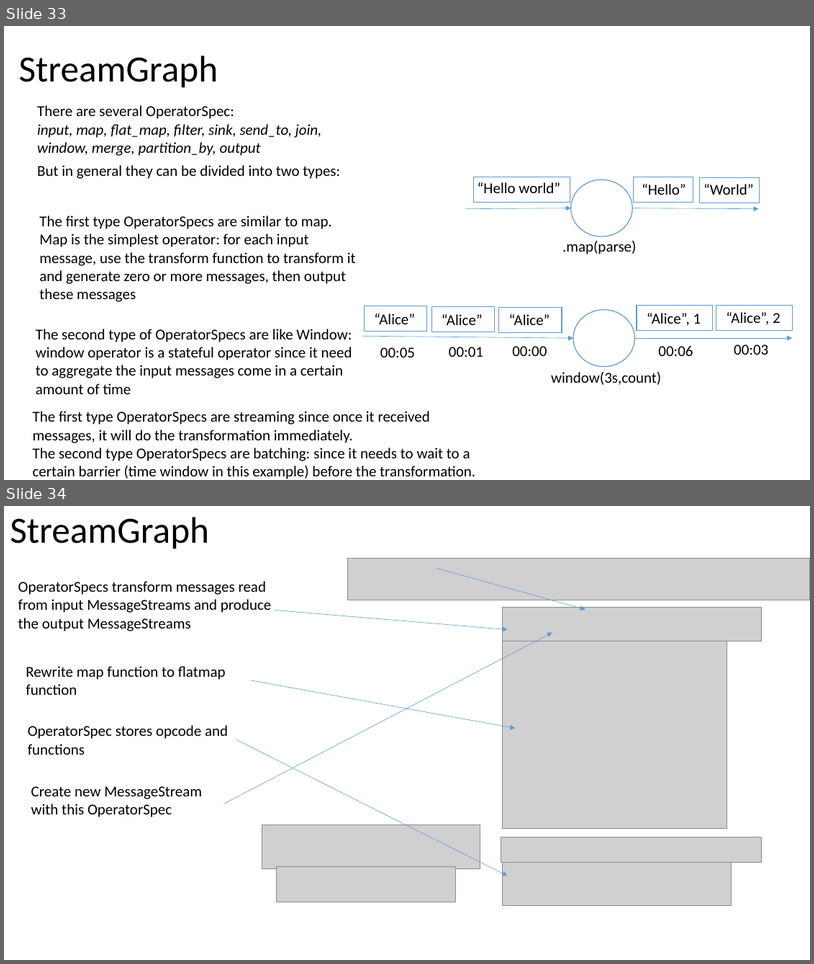
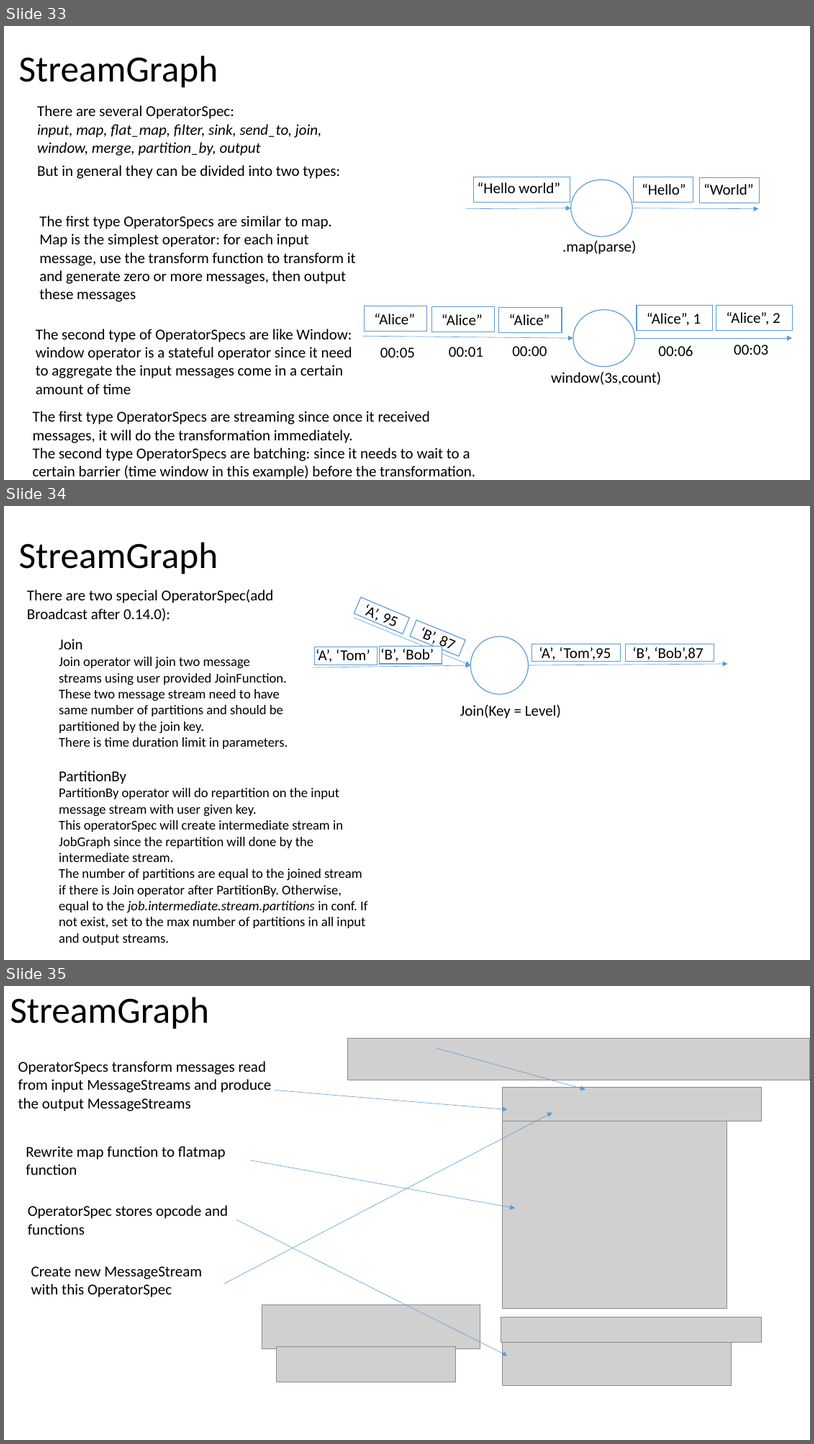
Before and after one commit to Swrrt/Samza-Documents, a slide deck: Documentation/SamzaStructure.pptx. Shown one above the other, each under a label of ours: slides 33 and 34 before the commit, slides 33, 34 and 35 after it. The pictures are 814x964 and 814x1444 pixels, drawn with LibreOffice and Linux fonts; fonts in the diff are those of the drawing; grey boxes stand for pictures. Boxes give left, top, right and bottom in pixels: in the first picture for what was removed or moved away, otherwise in the second. Text is boxed around its words. In the diff, an @@ line names an element or a change of style, - is before the commit and + after.

Commit message:
PartitionBy and Join

```diff
--- a/Documentation/SamzaStructure.pptx
+++ b/Documentation/SamzaStructure.pptx
@@ slide 34 added at (4,506,810,960), background #FFFFFF @@
@@ title added at (19,542,219,574), 44 pt, text #000000 @@
+StreamGraph
@@ text added at (27,590,274,621), 18 pt, text #000000 @@
+There are two special OperatorSpec(add Broadcast after 0.14.0):
@@ rectangle added at (354,597,409,633), fill #FFFFFF, outline #5B9BD5 1 pt @@
@@ text added at (363,602,396,628), 18 pt, text #000000 @@
+‘A’, 95
@@ arrow added from (354, 618) to (471, 665), #5B9BD5 0.5 pt @@
@@ rectangle added at (410,620,466,656), fill #FFFFFF, outline #5B9BD5 1 pt @@
@@ text added at (419,624,453,651), 18 pt, text #000000 @@
+‘B’, 87
@@ text added at (59,638,288,749), 16 pt, text #000000 @@
+Join
+Join operator will join two message streams using user provided JoinFunction.
+These two message stream need to have same number of partitions and should be partitioned by the join key.
+There is time duration limit in parameters.
@@ rectangle added at (315,647,378,664), fill #FFFFFF, outline #5B9BD5 1 pt @@
@@ text added at (316,649,370,665), 18 pt, text #000000 @@
+‘A’, ‘Tom’
@@ rectangle added at (380,646,442,664), fill #FFFFFF, outline #5B9BD5 1 pt @@
@@ text added at (381,649,434,664), 18 pt, text #000000 @@
+‘B’, ‘Bob’
@@ ellipse added at (471,636,528,693), fill #FFFFFF, outline #5B9BD5 1 pt @@
@@ rectangle added at (532,644,621,662), fill #FFFFFF, outline #5B9BD5 1 pt @@
@@ text added at (539,647,611,662), 18 pt, text #000000 @@
+‘A’, ‘Tom’,95
@@ rectangle added at (626,644,714,662), fill #FFFFFF, outline #5B9BD5 1 pt @@
@@ text added at (633,647,703,662), 18 pt, text #000000 @@
+‘B’, ‘Bob’,87
@@ arrow added from (313, 667) to (471, 665), #5B9BD5 0.5 pt @@
@@ arrow added from (528, 665) to (728, 664), #5B9BD5 0.5 pt @@
@@ text added at (460,705,561,718), 18 pt, text #000000 @@
+Join(Key = Level)
@@ text added at (59,770,368,944), 16 pt, text #000000 @@
+PartitionBy
+PartitionBy operator will do repartition on the input message stream with user given key.
+This operatorSpec will create intermediate stream in JobGraph since the repartition will done by the intermediate stream.
+The number of partitions are equal to the joined stream if there is Join operator after PartitionBy. Otherwise, equal to the job.intermediate.stream.partitions in conf. If not exist, set to the max number of partitions in all input and output streams.
@@ what was slide 34 is now slide 35 @@
```
Also in this commit, not shown: 1 other file.
